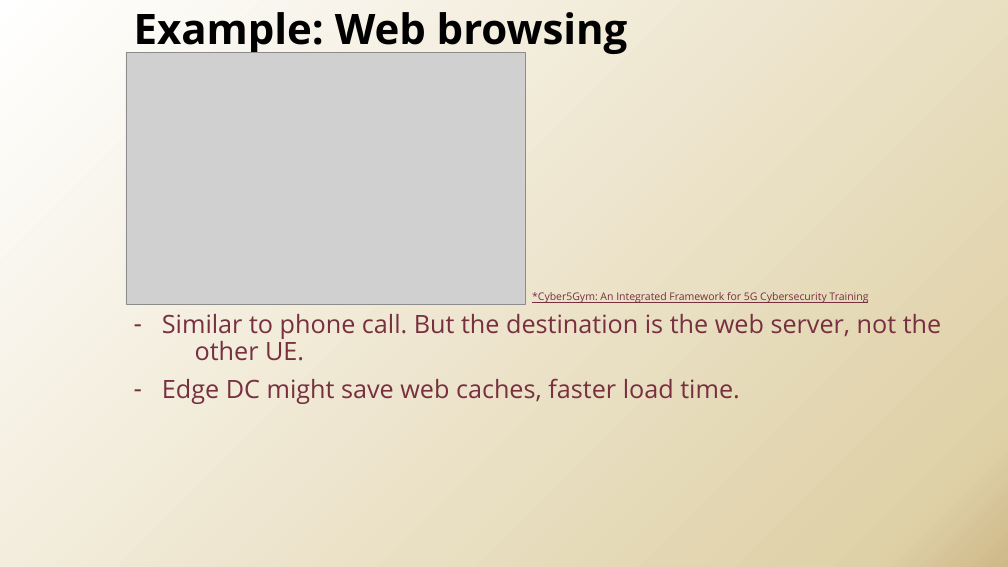
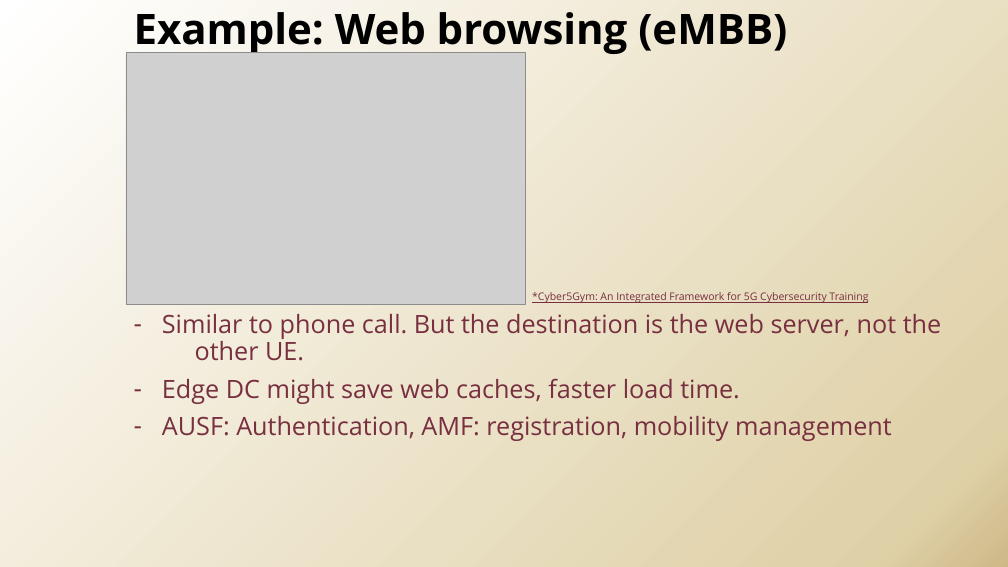
Before and after one commit to xinliulab/FSU-CIS4930-CIS5930-Future-Edge-Networks, a slide deck: slide 18 of l2_5g.pptx (slide 17 before the commit). Drawn at 1008x567 pixels with LibreOffice and Linux fonts; fonts in the diff are those of the drawing; grey boxes stand for pictures; background and template pictures are left out. Boxes give left, top, right and bottom in pixels: in the first picture for what was removed or moved away, otherwise in the second. Text is boxed around its words. In the diff, an @@ line names an element or a change of style, - is before the commit and + after.

```diff
--- a/l2_5g.pptx
+++ b/l2_5g.pptx
@@ title at bbox=[134, 12, 787, 55]: text changed @@
-Example: Web browsing
+Example: Web browsing (eMBB)
@@ subtitle at bbox=[162, 416, 892, 441]: paragraph added @@
+– AUSF: Authentication, AMF: registration, mobility management
```
Also in this commit, not shown: 8 other slides changed, 2 slides added.
